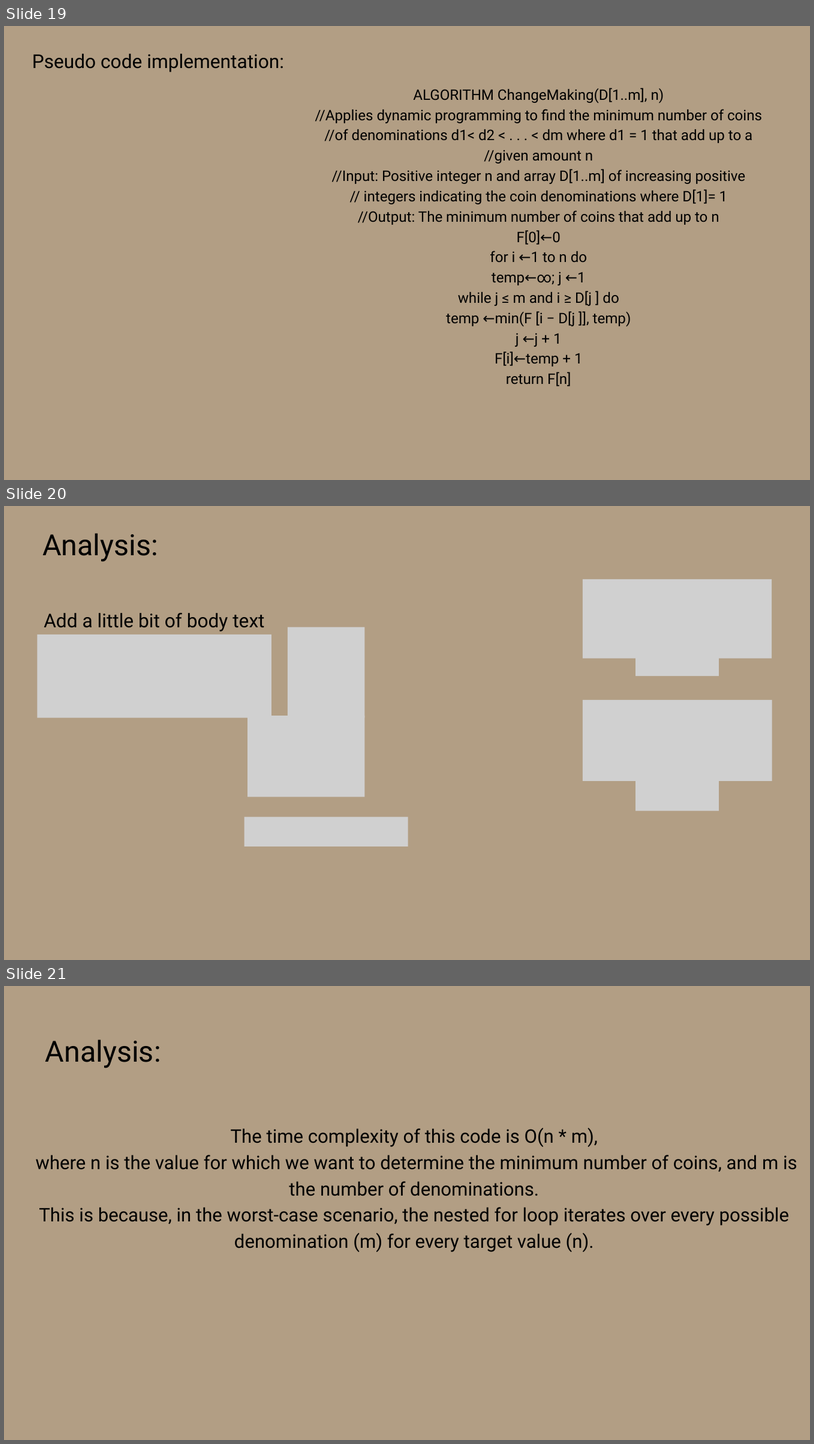
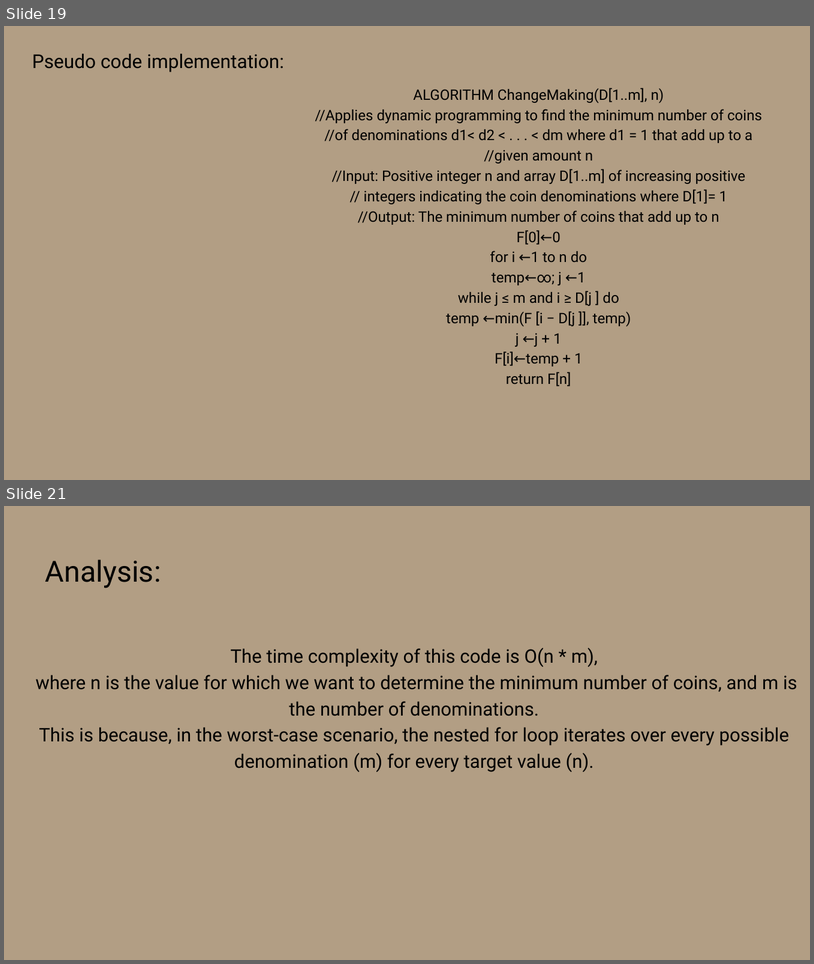
Before and after one commit to AhmedMostafaa74/Algorithm_Project, a slide deck: Coin Change.pptx. Shown one above the other, each under a label of ours: slides 19, 20 and 21 before the commit, slides 19 and 21 after it; the slides between them are not shown. The pictures are 814x1444 and 814x964 pixels, drawn with LibreOffice and Linux fonts; fonts in the diff are those of the drawing; grey boxes stand for pictures. Boxes give left, top, right and bottom in pixels: in the first picture for what was removed or moved away, otherwise in the second. Text is boxed around its words. In the diff, an @@ line names an element or a change of style, - is before the commit and + after.

```diff
--- a/Coin Change.pptx
+++ b/Coin Change.pptx
@@ slide 20 removed at (x1=4, y1=506, x2=810, y2=960), background #B29E84 @@
@@ text removed at (x1=42, y1=533, x2=158, y2=562) @@
-Analysis:
@@ picture removed at (x1=583, y1=579, x2=772, y2=658) @@
@@ text removed at (x1=44, y1=613, x2=264, y2=631) @@
-Add a little bit of body text
@@ picture removed at (x1=288, y1=627, x2=365, y2=718) @@
@@ picture removed at (x1=37, y1=634, x2=272, y2=718) @@
@@ picture removed at (x1=636, y1=646, x2=719, y2=676) @@
@@ picture removed at (x1=583, y1=700, x2=773, y2=781) @@
@@ picture removed at (x1=248, y1=715, x2=365, y2=797) @@
@@ picture removed at (x1=636, y1=777, x2=719, y2=810) @@
@@ picture removed at (x1=245, y1=816, x2=408, y2=846) @@
```
Also in this commit, not shown: 1 slide added.
